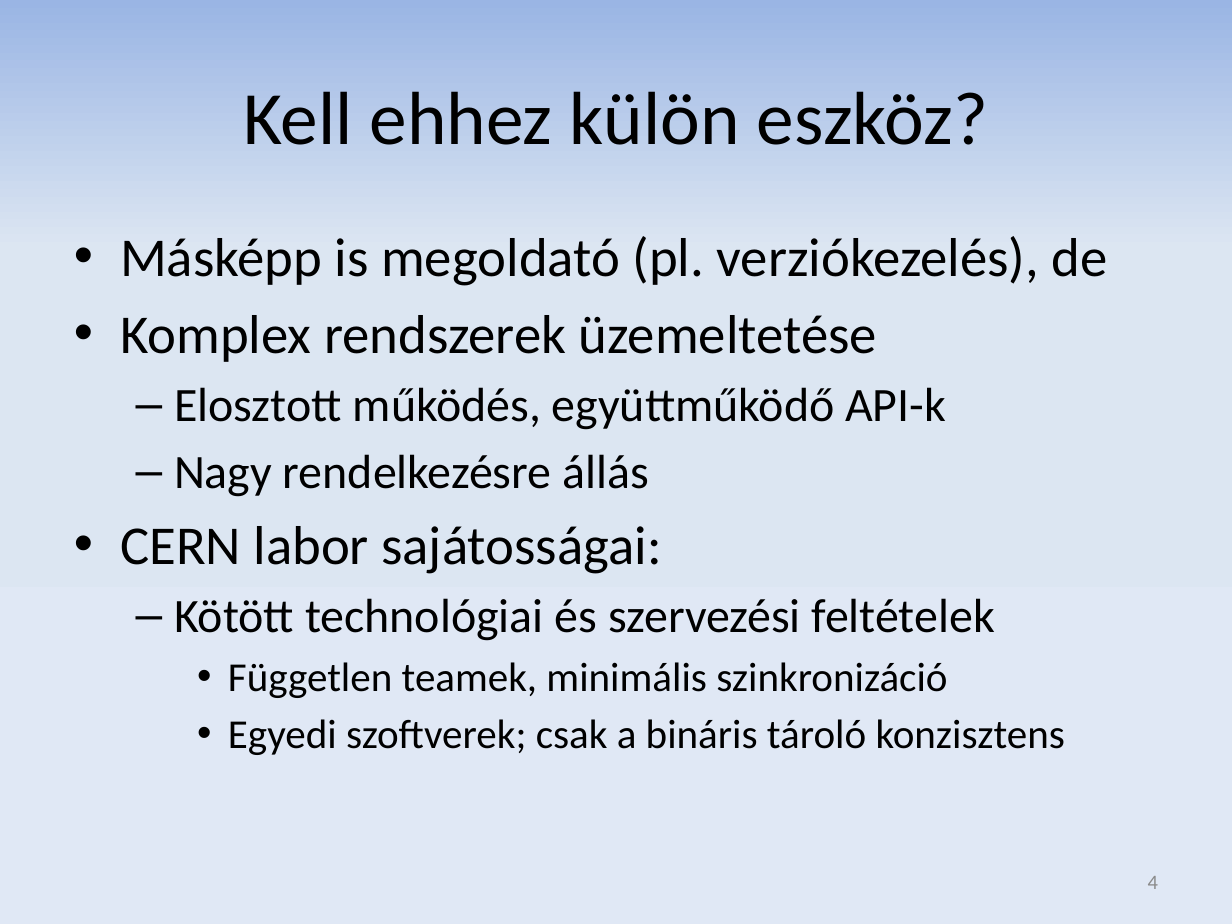
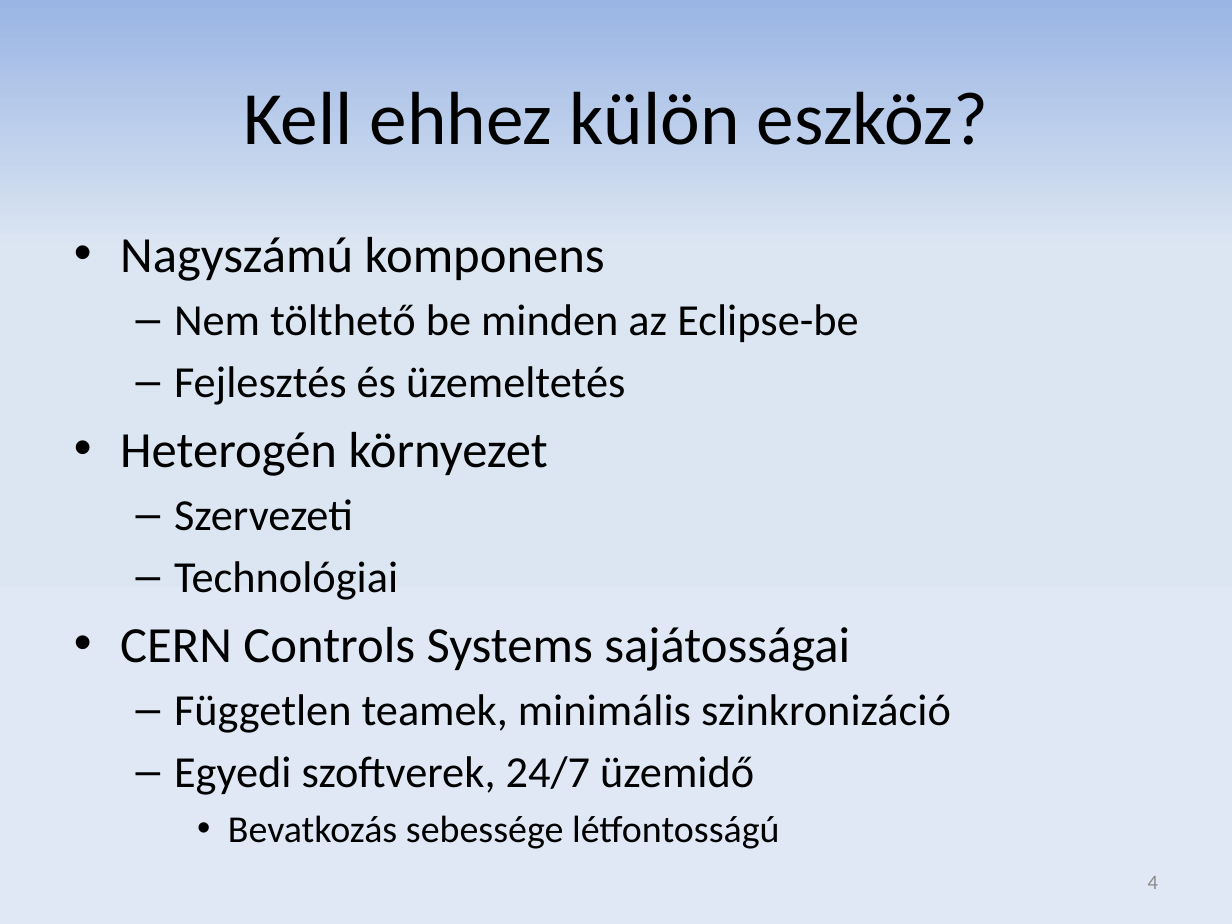
Before and after one commit to donat/incquery-deps, a slide deck: slide 4 of incquery-deps-thesis/presentation/zv_csikos_donat.pptx. Drawn at 1232x924 pixels with LibreOffice and Linux fonts; fonts in the diff are those of the drawing. Boxes give left, top, right and bottom in pixels: in the first picture for what was removed or moved away, otherwise in the second. Text is boxed around its words. In the diff, an @@ line names an element or a change of style, - is before the commit and + after.

```diff
--- a/incquery-deps-thesis/presentation/zv_csikos_donat.pptx
+++ b/incquery-deps-thesis/presentation/zv_csikos_donat.pptx
@@ text at (120,237,858,671): text changed; size 28 to 25.9 pt @@
-• Másképp is megoldató (pl. verziókezelés), de
-• Komplex rendszerek üzemeltetése
-  – Elosztott működés, együttműködő API-k
-  – Nagy rendelkezésre állás
-• CERN labor sajátosságai:
-  – Kötött technológiai és szervezési feltételek
+• Nagyszámú komponens
+  – Nem tölthető be minden az Eclipse-be
+  – Fejlesztés és üzemeltetés
+• Heterogén környezet
+  – Szervezeti
+  – Technológiai
+• CERN Controls Systems sajátosságai
@@ text at (174,694,951,733): size 24 to 25.9 pt in "Független teamek, minimális szinkronizáció"; bullet • to –; list level 3 to 2 in "Független teamek, minimális szinkronizáció" @@
@@ text at (174,756,754,843): text changed; size 24 to 22.2 pt @@
-    • Egyedi szoftverek; csak a bináris tároló konzisztens
+  – Egyedi szoftverek, 24/7 üzemidő
+    • Bevatkozás sebessége létfontosságú
```
Also in this commit, not shown: 3 other slides changed.
